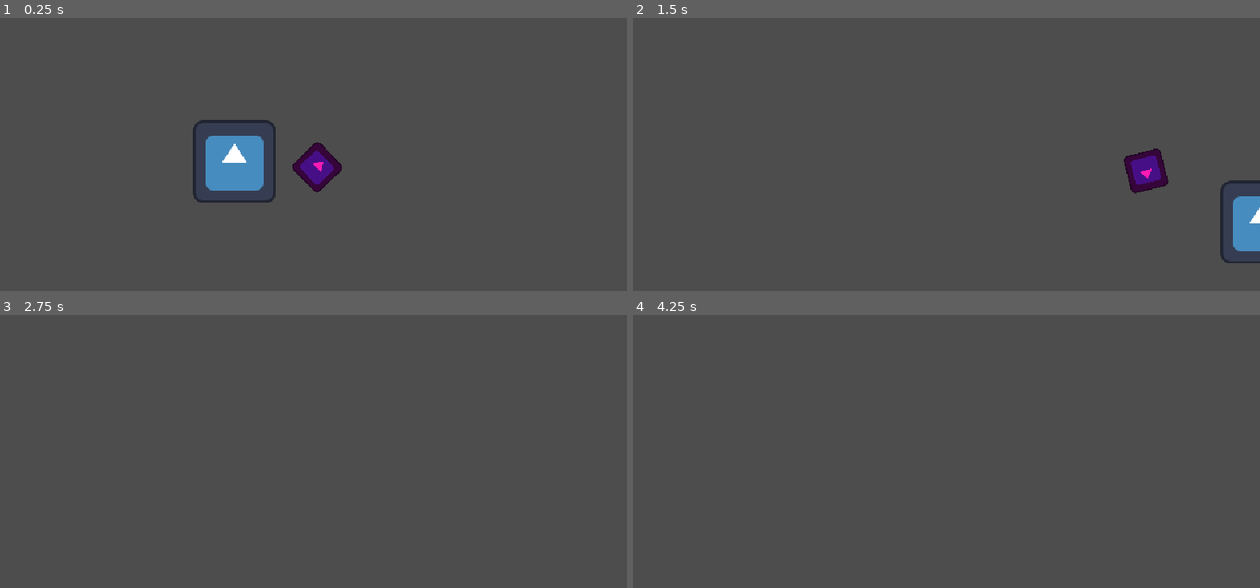
Above: before the commit, frames 1-4 (two rows, left to right).
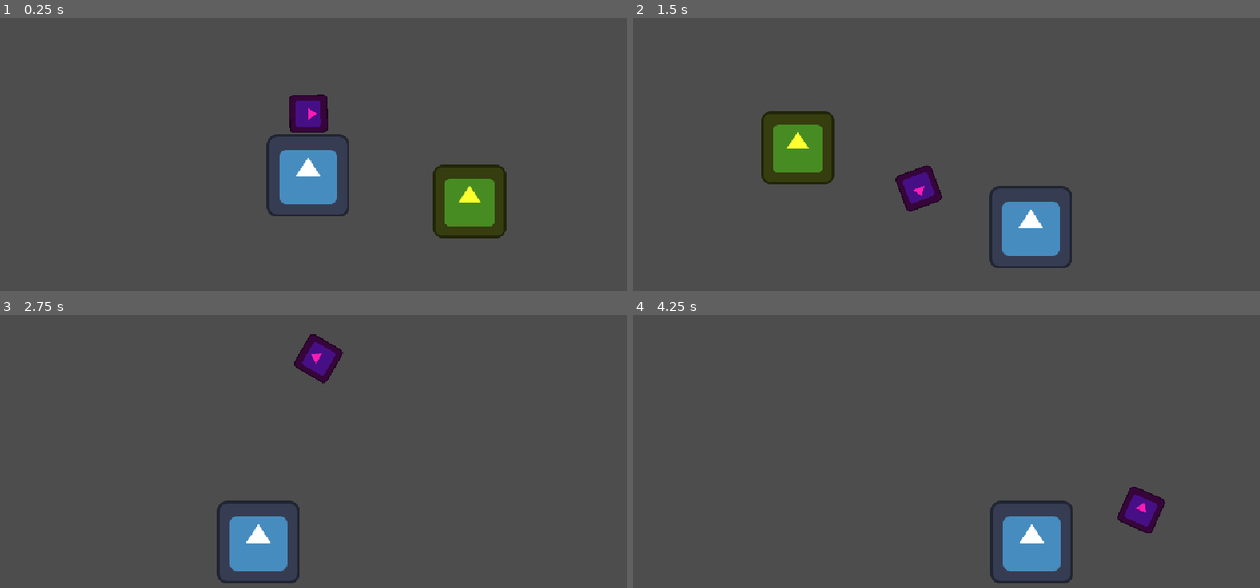
Above: after the commit, the same moments.

Repository: Juawo/hammer-game
Game: Godot game, scene res://scenes/level.tscn
Same seed, same stepped clock (60 frames per second), same inputs: the game is played once before the commit and once after it. The engine's default icon, where the game draws it, is replaced by a stand-in: a white triangle on a blue panel in a dark square.
Inputs (mouse positions are in pixels of both pictures, inside the frame that each line leads up to):
- Up to frame 1 (0.25 s): no input
- Up to frame 2 (1.5 s): move the mouse to (1084, 129) at 0.52 s; press the mouse at (1084, 129) at 0.53 s; hold D (right) from 0.53 s (still down); tap W (jump) at 0.77 s; move the mouse to (814, 165) at 1.27 s; release the mouse at (814, 165) at 1.28 s; click (814, 165) at 1.35 s
- Up to frame 3 (2.75 s): tap W (jump) at 1.52 s; move the mouse to (369, 364) at 2.02 s; release D (right) at 2.03 s; press the mouse at (369, 364) at 2.03 s; hold A (left) from 2.03 s (still down)
- Up to frame 4 (4.25 s): move the mouse to (908, 514) at 2.77 s; release A (left) at 2.78 s; release the mouse at (908, 514) at 2.78 s; hold D (right) from 2.78 s (still down); click (908, 514) at 2.85 s; tap W (jump) at 3.02, 3.77 s; move the mouse to (1134, 497) at 3.52 s; press the mouse at (1134, 497) at 3.53 s

The runs differ from the first frame. In frame 1, 8.6% of the frame differs, in the area x 30-81%, y 27-81%; in frame 2, 8.2%; in frame 3, 3.2%; in frame 4, 3.2%.
Error in both runs: Trying to assign value of type 'Node2D' to a variable of type 'CharacterBody2D'. (res://scripts/Hammer/hammer_pivot.gd:23)

Commit message:
Add test character script and integrate into level scene with collision shape

Diff:
--- a/scenes/level.tscn
+++ b/scenes/level.tscn
@@ -1,16 +1,38 @@
 [gd_scene format=3 uid="uid://cgu8a13w726kc"]
 
 [ext_resource type="PackedScene" uid="uid://cai268m7e08xa" path="res://scenes/Player/player.tscn" id="1_2q6dc"]
+[ext_resource type="Texture2D" uid="uid://cvcyuf028h1f" path="res://icon.svg" id="2_w7c3h"]
+[ext_resource type="Script" uid="uid://bccm8qqwr8pn6" path="res://scripts/test.gd" id="2_w8frs"]
 
 [sub_resource type="WorldBoundaryShape2D" id="WorldBoundaryShape2D_04dxk"]
+
+[sub_resource type="RectangleShape2D" id="RectangleShape2D_5i7ya"]
+size = Vector2(105, 118)
 
 [node name="Node2D" type="Node2D" unique_id=6856160]
 
 [node name="Player" parent="." unique_id=1422318831 instance=ExtResource("1_2q6dc")]
 position = Vector2(246, 151)
 
+[node name="Camera2D" type="Camera2D" parent="Player" unique_id=1742987236]
+limit_bottom = 400
+position_smoothing_enabled = true
+
 [node name="RigidBody2D" type="StaticBody2D" parent="." unique_id=1995379944]
-position = Vector2(252, 317)
+position = Vector2(281, 362)
 
 [node name="CollisionShape2D" type="CollisionShape2D" parent="RigidBody2D" unique_id=2144947963]
 shape = SubResource("WorldBoundaryShape2D_04dxk")
+
+[node name="test" type="CharacterBody2D" parent="." unique_id=1159254198]
+position = Vector2(408.00003, 221)
+scale = Vector2(0.57065606, 0.57065606)
+collision_layer = 2
+script = ExtResource("2_w8frs")
+
+[node name="Sprite2D" type="Sprite2D" parent="test" unique_id=967641981]
+modulate = Color(1, 1, 0.18431373, 1)
+texture = ExtResource("2_w7c3h")
+
+[node name="CollisionShape2D" type="CollisionShape2D" parent="test" unique_id=184639108]
+shape = SubResource("RectangleShape2D_5i7ya")
--- /dev/null
+++ b/scripts/test.gd
@@ -0,0 +1,4 @@
+extends CharacterBody2D
+
+func take_damage(damage) -> void :
+	print("TOmei dano : ", damage)
Not shown, added: scripts/test.gd.uid
